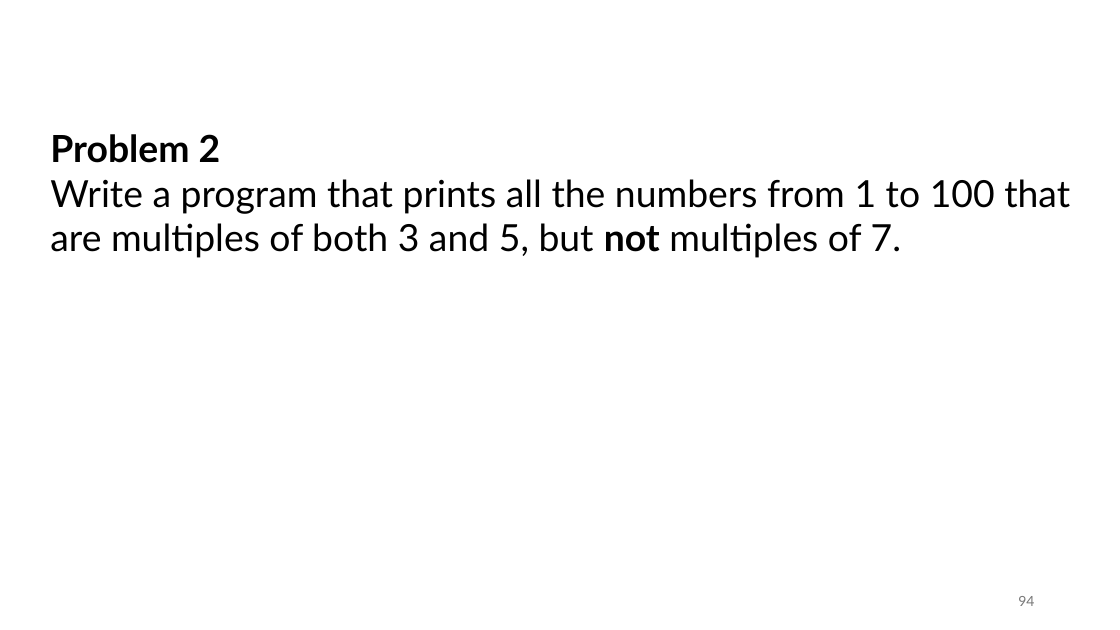
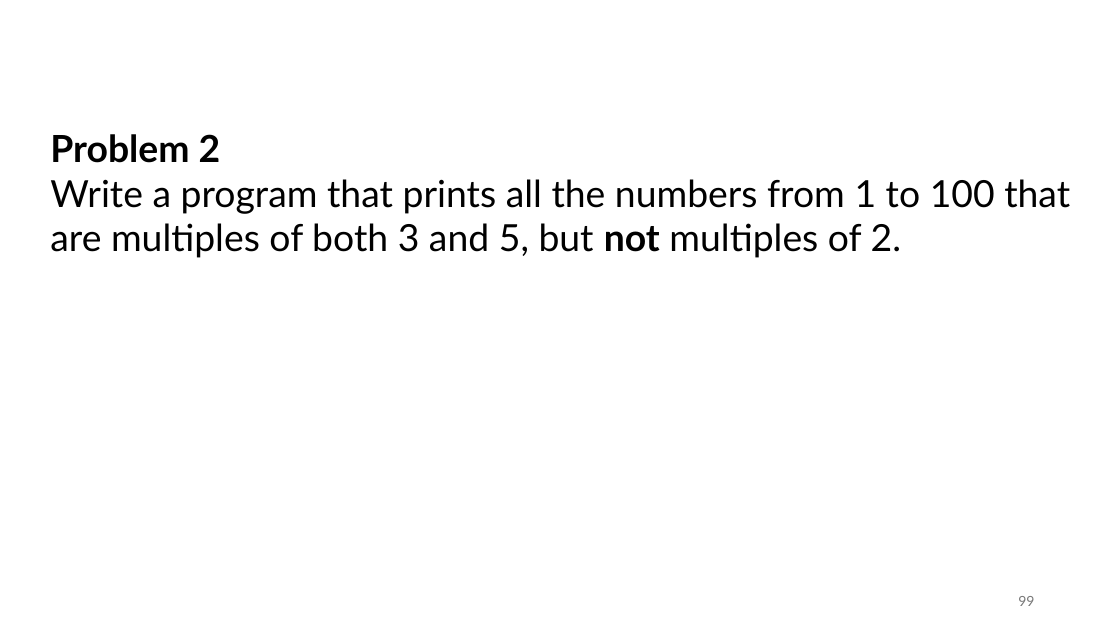
Before and after one commit to tjd1234/cmpt120spring2026, a slide deck: slide 99 of lecture_notes/chapter5/chapter5.pptx (slide 94 before the commit). Drawn at 1120x630 pixels with LibreOffice and Linux fonts; fonts in the diff are those of the drawing. Boxes give left, top, right and bottom in pixels: in the first picture for what was removed or moved away, otherwise in the second. Text is boxed around its words. In the diff, an @@ line names an element or a change of style, - is before the commit and + after.

```diff
--- a/lecture_notes/chapter5/chapter5.pptx
+++ b/lecture_notes/chapter5/chapter5.pptx
@@ text at [50, 179, 1070, 258]: text changed @@
-Write a program that prints all the numbers from 1 to 100 that are multiples of both 3 and 5, but not multiples of 7.
+Write a program that prints all the numbers from 1 to 100 that are multiples of both 3 and 5, but not multiples of 2.
@@ page number at [1018, 596, 1034, 606]: text changed @@
-94
+99
```
Also in this commit, not shown: 26 other slides changed, 5 slides added, 56 other files.
